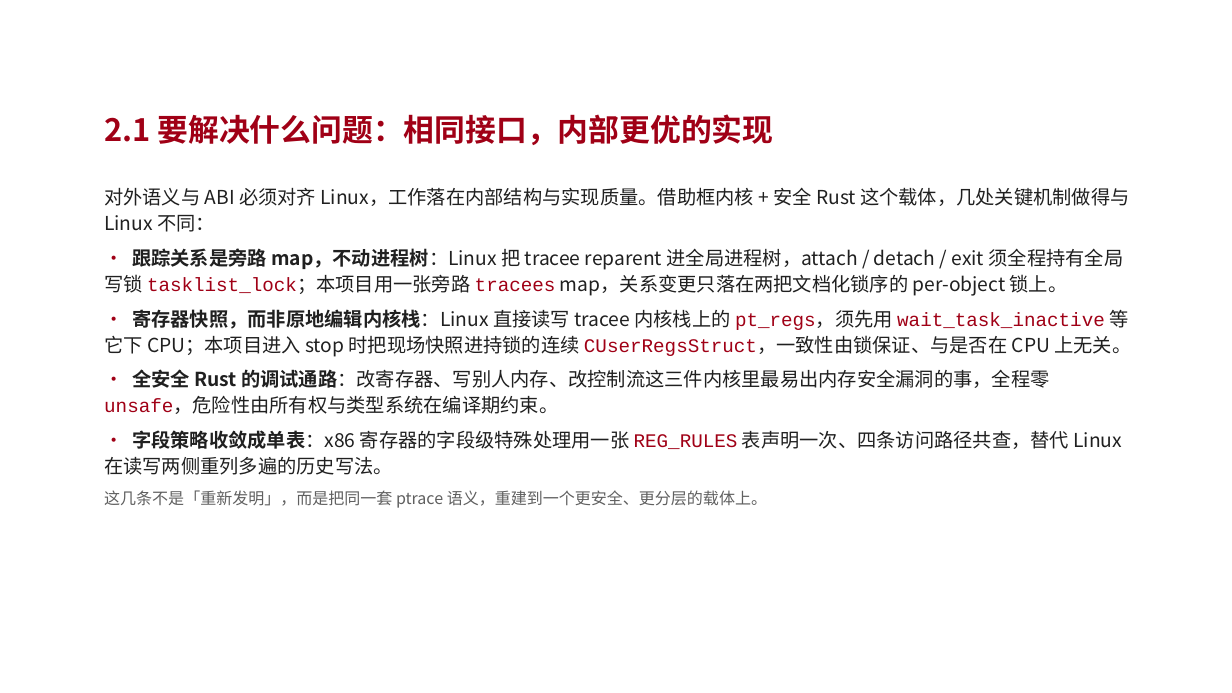
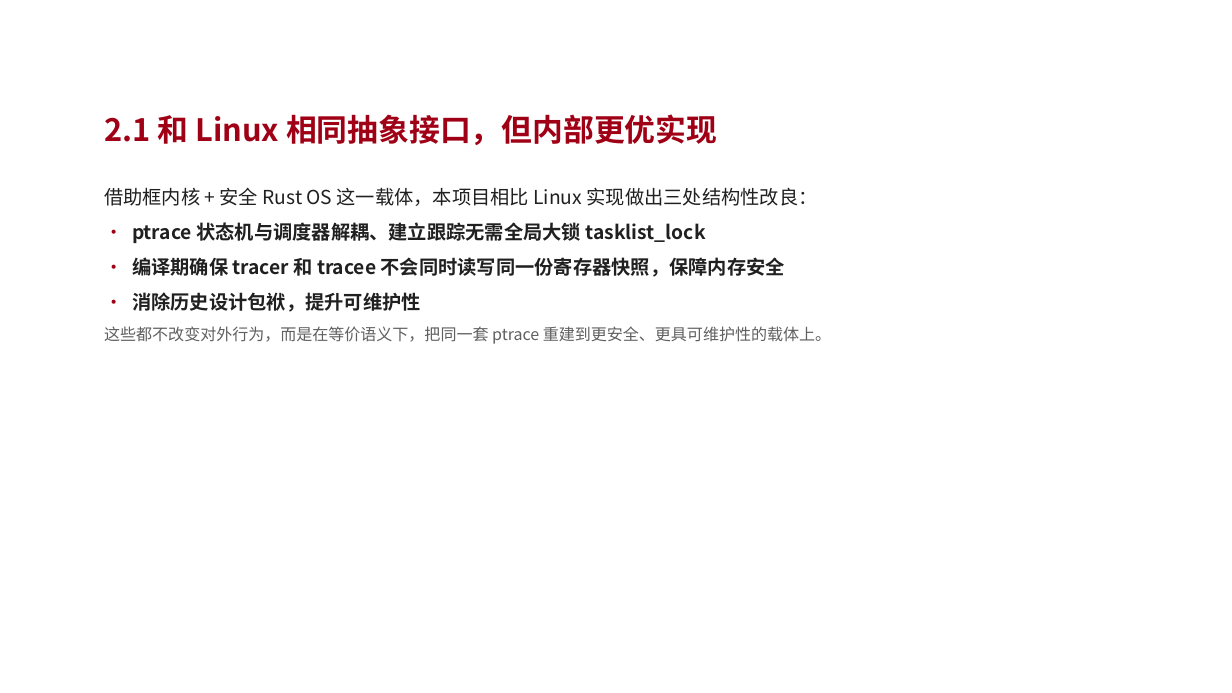
Before and after one commit to vvvvsv/asterinas, a slide deck: slide 10 of research_practice/答辩-科研实践.pptx. Drawn at 1232x693 pixels with LibreOffice and Linux fonts; fonts in the diff are those of the drawing; background and template pictures are left out. Boxes give left, top, right and bottom in pixels: in the first picture for what was removed or moved away, otherwise in the second. Text is boxed around its words. In the diff, an @@ line names an element or a change of style, - is before the commit and + after.

```diff
--- a/research_practice/答辩-科研实践.pptx
+++ b/research_practice/答辩-科研实践.pptx
@@ text at box(104, 114, 717, 145): text changed @@
-2.1 要解决什么问题：相同接口，内部更优的实现
+2.1 和 Linux 相同抽象接口，但内部更优实现
@@ text at box(104, 187, 831, 344): text changed; bold on @@
-对外语义与 ABI 必须对齐 Linux，工作落在内部结构与实现质量。借助框内核 + 安全 Rust 这个载体，几处关键机制做得与 Linux 不同：
-• 跟踪关系是旁路 map，不动进程树：Linux 把 tracee reparent 进全局进程树，attach / detach / exit 须全程持有全局写锁 tasklist_lock；本项目用一张旁路 tracees map，关系变更只落在两把文档化锁序的 per-object 锁上。
-• 寄存器快照，而非原地编辑内核栈：Linux 直接读写 tracee 内核栈上的 pt_regs，须先用 wait_task_inactive 等它下 CPU；本项目进入 stop 时把现场快照进持锁的连续 CUserRegsStruct，一致性由锁保证、与是否在 CPU 上无关。
-• 全安全 Rust 的调试通路：改寄存器、写别人内存、改控制流这三件内核里最易出内存安全漏洞的事，全程零 unsafe，危险性由所有权与类型系统在编译期约束。
-• 字段策略收敛成单表：x86 寄存器的字段级特殊处理用一张 REG_RULES 表声明一次、四条访问路径共查，替代 Linux 在读写两侧重列多遍的历史写法。
-这几条不是「重新发明」，而是把同一套 ptrace 语义，重建到一个更安全、更分层的载体上。
+借助框内核 + 安全 Rust OS 这一载体，本项目相比 Linux 实现做出三处结构性改良：
+• ptrace 状态机与调度器解耦、建立跟踪无需全局大锁 tasklist_lock
+• 编译期确保 tracer 和 tracee 不会同时读写同一份寄存器快照，保障内存安全
+• 消除历史设计包袱，提升可维护性
+这些都不改变对外行为，而是在等价语义下，把同一套 ptrace 重建到更安全、更具可维护性的载体上。
```
Also in this commit, not shown: 8 other slides changed, 2 slides added, 2 slides removed, 2 other files.
